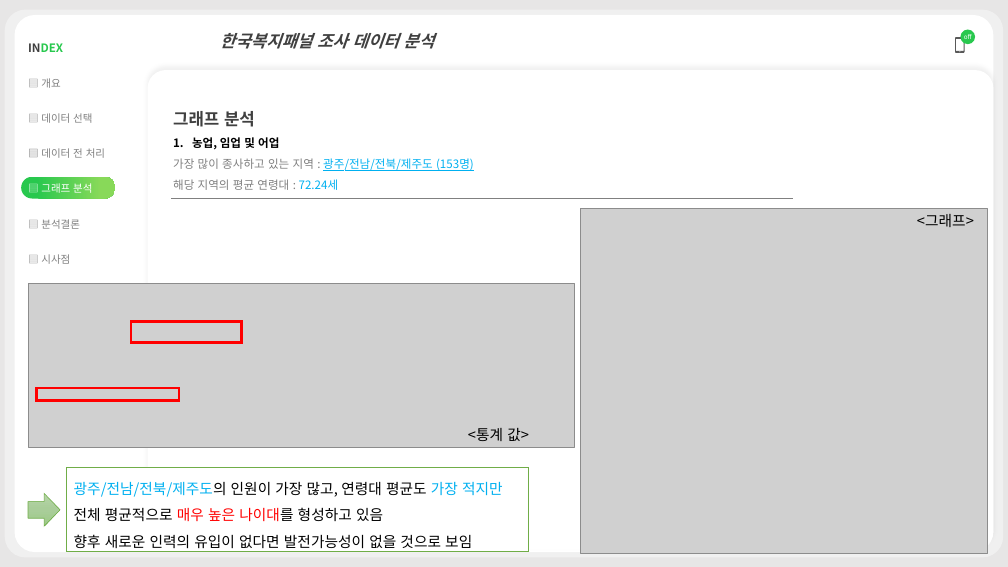
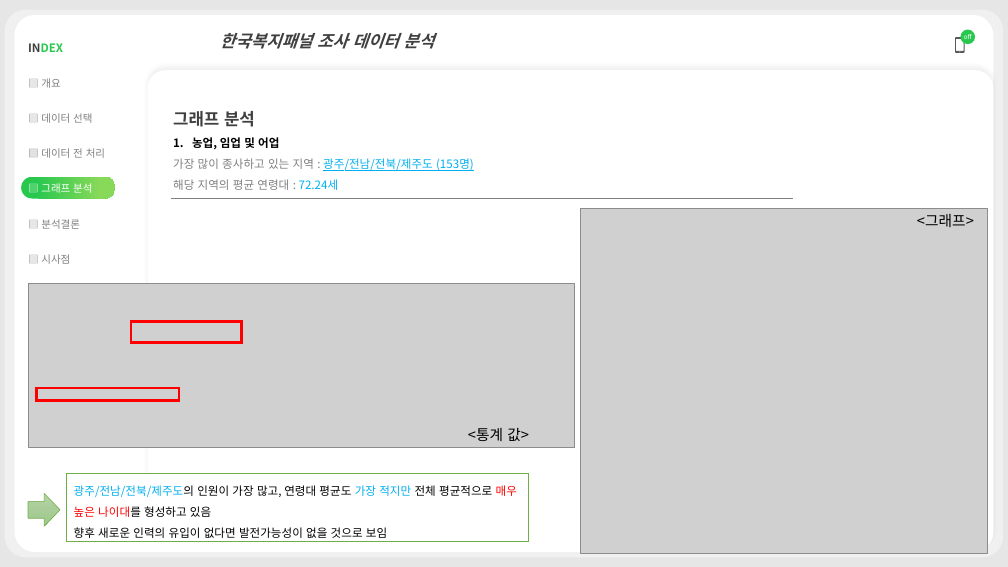
Before and after one commit to ktb5891/Bigdata_lecture, a slide deck: slide 9 of 개인프로젝트/복지패널 데이터 분석.pptx. Drawn at 1008x567 pixels with LibreOffice and Linux fonts; fonts in the diff are those of the drawing; grey boxes stand for pictures. Boxes give left, top, right and bottom in pixels: in the first picture for what was removed or moved away, otherwise in the second. Text is boxed around its words. In the diff, an @@ line names an element or a change of style, - is before the commit and + after.

```diff
--- a/개인프로젝트/복지패널 데이터 분석.pptx
+++ b/개인프로젝트/복지패널 데이터 분석.pptx
@@ rectangle "광주/전남/전북/제주도의 인원이 가장 많고, 연령대 ..." resized from (x1=67, y1=467, x2=529, y2=552) to (x1=67, y1=473, x2=529, y2=541) @@
@@ rectangle "광주/전남/전북/제주도의 인원이 가장 많고, 연령대 ..." at (x1=67, y1=473, x2=529, y2=541): size 14 to 11 pt @@
```
Also in this commit, not shown: 16 other slides changed, 16 slides added.
